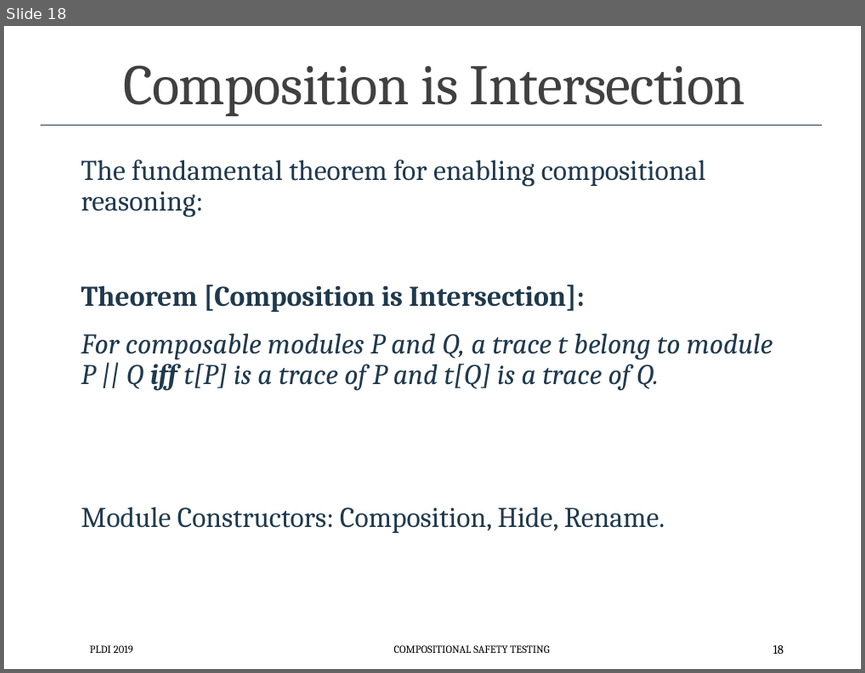
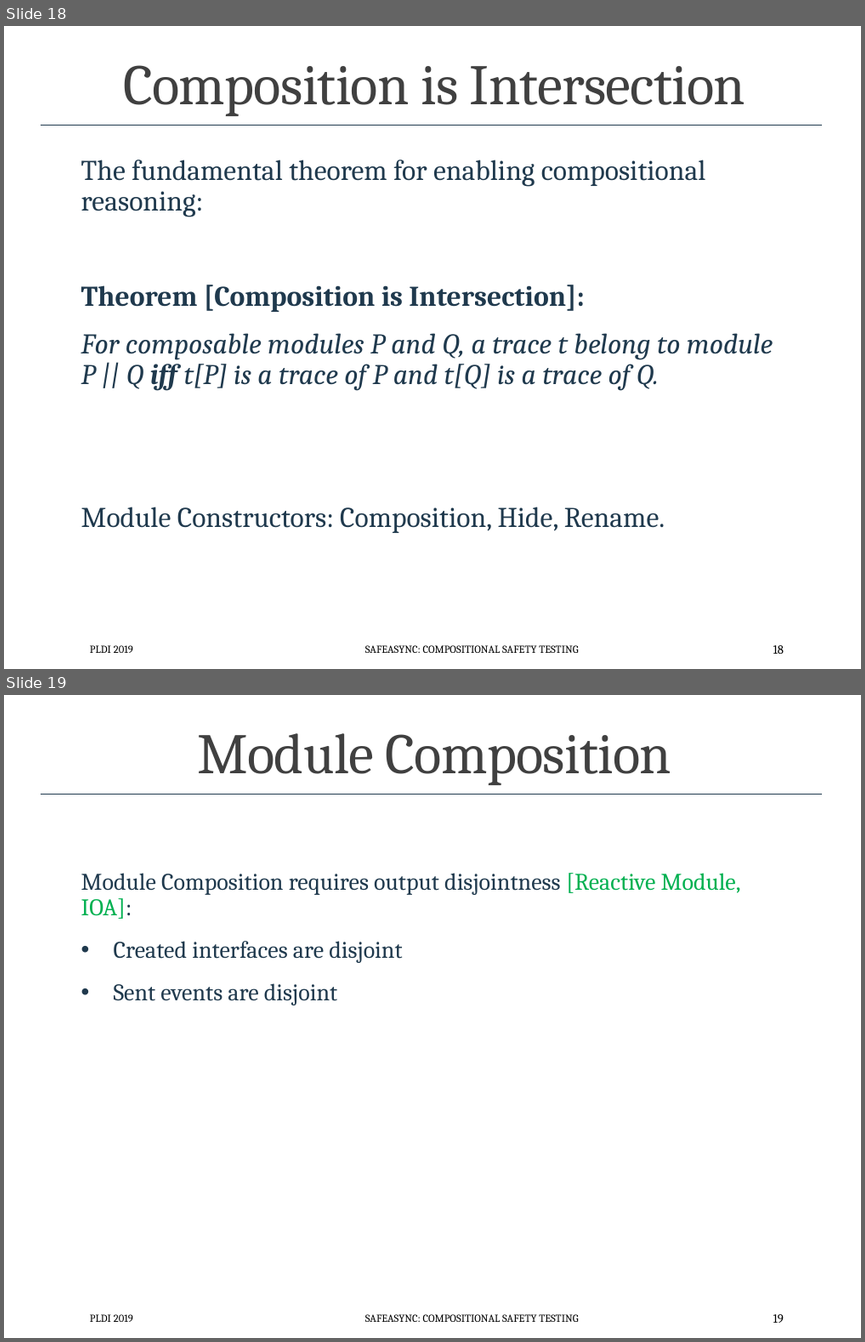
Before and after one commit to p-org/plditutorial, a slide deck: Presentations/CompositionalSafetyTesting.pptx. Shown one above the other, each under a label of ours: slide 18 before the commit, slides 18 and 19 after it. The pictures are 865x673 and 865x1342 pixels, drawn with LibreOffice and Linux fonts; fonts in the diff are those of the drawing. Boxes give left, top, right and bottom in pixels: in the first picture for what was removed or moved away, otherwise in the second. Text is boxed around its words. In the diff, an @@ line names an element or a change of style, - is before the commit and + after.

Commit message:
fixed the CompositionalSafetyTesting

```diff
--- a/Presentations/CompositionalSafetyTesting.pptx
+++ b/Presentations/CompositionalSafetyTesting.pptx
@@ slide 19 added at [4, 695, 861, 1338], background #FFFFFF; not listed: 2 template elements that a slide beside it also shows @@
@@ title added at [197, 733, 672, 785], 48 pt, text #404040 @@
+Module Composition
@@ text added at [81, 873, 741, 1005], 20 pt, text #20394E @@
+Module Composition requires output disjointness [Reactive Module, IOA]:
+• Created interfaces are disjoint
+• Sent events are disjoint
@@ text added at [90, 1314, 133, 1321], 9 pt, text #000000 @@
+PLDI 2019
@@ text added at [365, 1314, 578, 1321], 9 pt, text #000000 @@
+SAFEASYNC: COMPOSITIONAL SAFETY TESTING
@@ page number added at [773, 1314, 783, 1322], 10.5 pt, text #000000 @@
+19
@@ slide 18 changed as well @@
@@ text at [365, 645, 578, 652]: text changed @@
-COMPOSITIONAL SAFETY TESTING
+SAFEASYNC: COMPOSITIONAL SAFETY TESTING
```
Also in this commit, not shown: 19 other slides changed, 4 other slides added.
